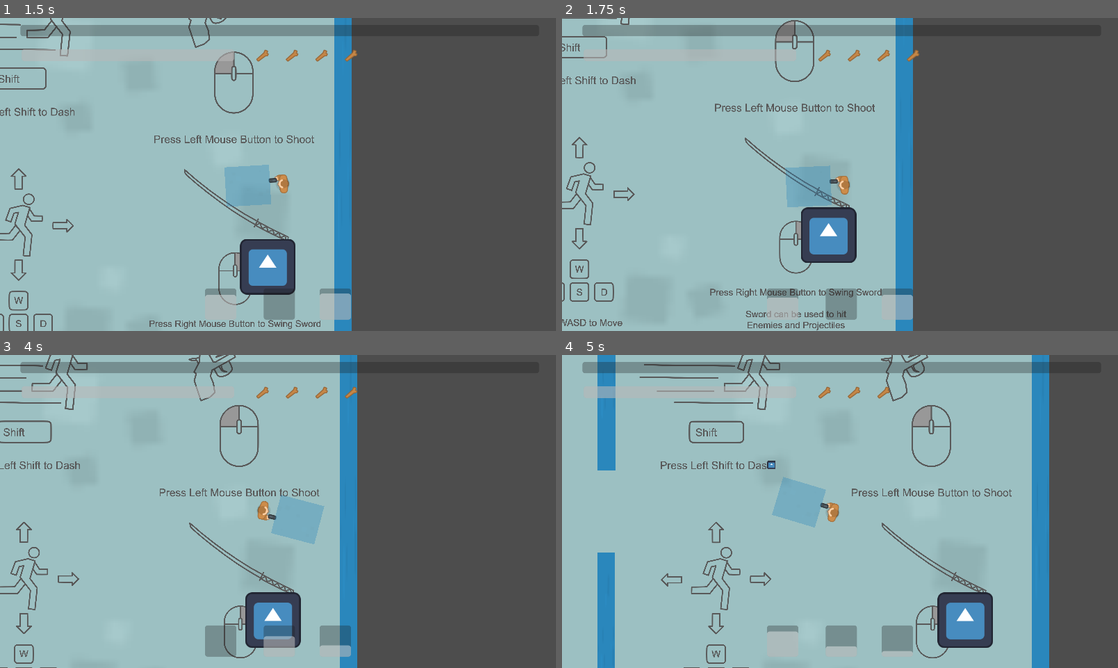
Above: before the commit, frames 1-4 (two rows, left to right).
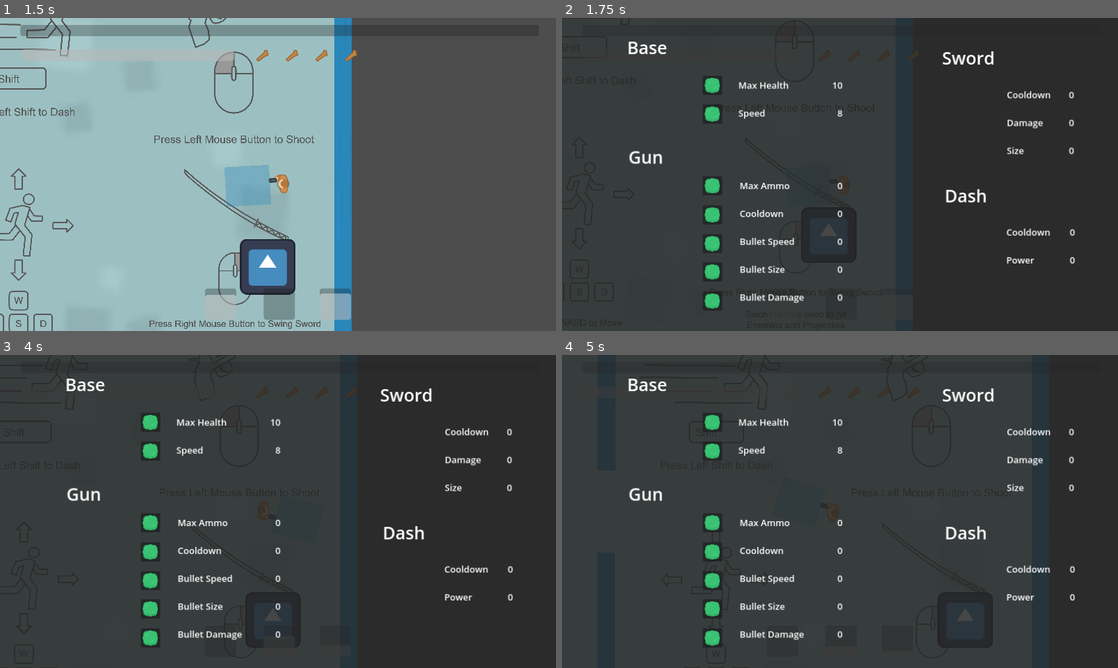
Above: after the commit, the same moments.

Repository: dmq262/Shadow-Stallion
Game: Godot game, scene res://scenes/main.tscn
Same seed, same stepped clock (60 frames per second), same inputs: the game is played once before the commit and once after it. The engine's default icon, where the game draws it, is replaced by a stand-in: a white triangle on a blue panel in a dark square. Sound files missing from this copy of the repository are replaced by a short silence.
Inputs (mouse positions are in pixels of both pictures, inside the frame that each line leads up to):
- Up to frame 1 (1.5 s): tap Enter at 0.5 s; move the mouse to (400, 158) at 0.52 s; hold D (move_right) 0.53-1.28 s; tap Shift (dash) at 0.6 s; click (400, 158) at 0.8 s; move the mouse to (166, 190) at 1.27 s; hold S (move_down) from 1.28 s (still down); click (166, 190) at 1.35 s
- Up to frame 2 (1.75 s): keep holding S (move_down); tap Q (stats, bound only after the commit) at 1.55 s
- Up to frame 3 (4 s): move the mouse to (333, 442) at 2.02 s; release S (move_down) at 2.03 s; hold D (move_right) 2.03-2.78 s; tap Q (stats, bound only after the commit) at 2.1, 3.8 s; tap Shift (dash) at 2.3, 3.6 s; move the mouse to (250, 574) at 2.77 s; hold W (move_up) 2.78-3.53 s; right-click (250, 574) at 2.85 s; click (250, 574) at 3.05 s; move the mouse to (444, 558) at 3.52 s; hold A (move_left) from 3.53 s (still down)
- Up to frame 4 (5 s): keep holding A (move_left); move the mouse to (673, 464) at 4.27 s; click (673, 464) at 4.35 s; tap Shift (dash) at 4.55 s

Frame 1 is identical in both runs. In frame 2, 98% of the frame differs, in the area x 0-100%, y 0-100%; in frame 3, 98%; in frame 4, 99%.

Commit message:
added HUD STATS toggles, player can't shoot when STATS is opened

Diff:
--- a/project.godot
+++ b/project.godot
@@ -63,6 +63,12 @@
 "events": [Object(InputEventKey,"resource_local_to_scene":false,"resource_name":"","device":-1,"window_id":0,"alt_pressed":false,"shift_pressed":false,"ctrl_pressed":false,"meta_pressed":false,"pressed":false,"keycode":0,"physical_keycode":82,"key_label":0,"unicode":114,"echo":false,"script":null)
 ]
 }
+stats={
+"deadzone": 0.5,
+"events": [Object(InputEventKey,"resource_local_to_scene":false,"resource_name":"","device":-1,"window_id":0,"alt_pressed":false,"shift_pressed":false,"ctrl_pressed":false,"meta_pressed":false,"pressed":false,"keycode":0,"physical_keycode":81,"key_label":0,"unicode":113,"echo":false,"script":null)
+, Object(InputEventKey,"resource_local_to_scene":false,"resource_name":"","device":-1,"window_id":0,"alt_pressed":false,"shift_pressed":false,"ctrl_pressed":false,"meta_pressed":false,"pressed":false,"keycode":0,"physical_keycode":69,"key_label":0,"unicode":101,"echo":false,"script":null)
+]
+}
 
 [rendering]
 
--- a/scenes/hud.gd
+++ b/scenes/hud.gd
@@ -7,6 +7,7 @@
 	if Input.is_action_just_pressed("shoot"): # For testing purposes
 		pass
 
+#SET HEAD UP DISPLAY COMPONENTS
 func set_expirience(current, max):
 	$gameplay/expirience_bar.ratio = float(current)/max
 
@@ -32,6 +33,16 @@
 	$gameplay/dash_cooldown.ratio = float(current)/max
 
 
+#TOGGLE STATS
+func toggle_stats():
+	if $stats.visible:
+		$stats.hide()
+		return false
+	else:
+		$stats.show()
+		return true
+
+
 #UPGRADE BUTTONS
 func upgrade_health():
 	emit_signal('upgrade_stat', 'health')
--- a/scenes/hud.tscn
+++ b/scenes/hud.tscn
@@ -32,6 +32,7 @@
 show_percentage = false
 
 [node name="expirience_bar" type="ProgressBar" parent="gameplay"]
+layout_mode = 0
 offset_left = 47.0
 offset_top = 16.0
 offset_right = 1241.0
@@ -39,6 +40,7 @@
 show_percentage = false
 
 [node name="ammo_container" type="HBoxContainer" parent="gameplay"]
+layout_mode = 0
 offset_left = 572.0
 offset_top = 55.0
 offset_right = 1248.0
--- a/scenes/main.gd
+++ b/scenes/main.gd
@@ -7,7 +7,10 @@
 
 # Called every frame. 'delta' is the elapsed time since the previous frame.
 func _process(delta):
+	#HUD Control
 	update_hud()
+	if Input.is_action_just_pressed('stats'):
+		$player.stats_opened = $hud.toggle_stats()
 
 	#Temp Restart mechanic
 	if Input.is_action_just_pressed("restart"):
--- a/scenes/player.gd
+++ b/scenes/player.gd
@@ -67,7 +67,7 @@
 	look_at(get_global_mouse_position())
 
 	#Shoot Bullet
-	if Input.is_action_just_pressed("shoot") and ammo > 0 and gun_cooldown_progress <= 0:
+	if Input.is_action_just_pressed("shoot") and ammo > 0 and gun_cooldown_progress <= 0 and not stats_opened:
 		gun_cooldown_progress = gun_cooldown
 		ammo -= 1
 
